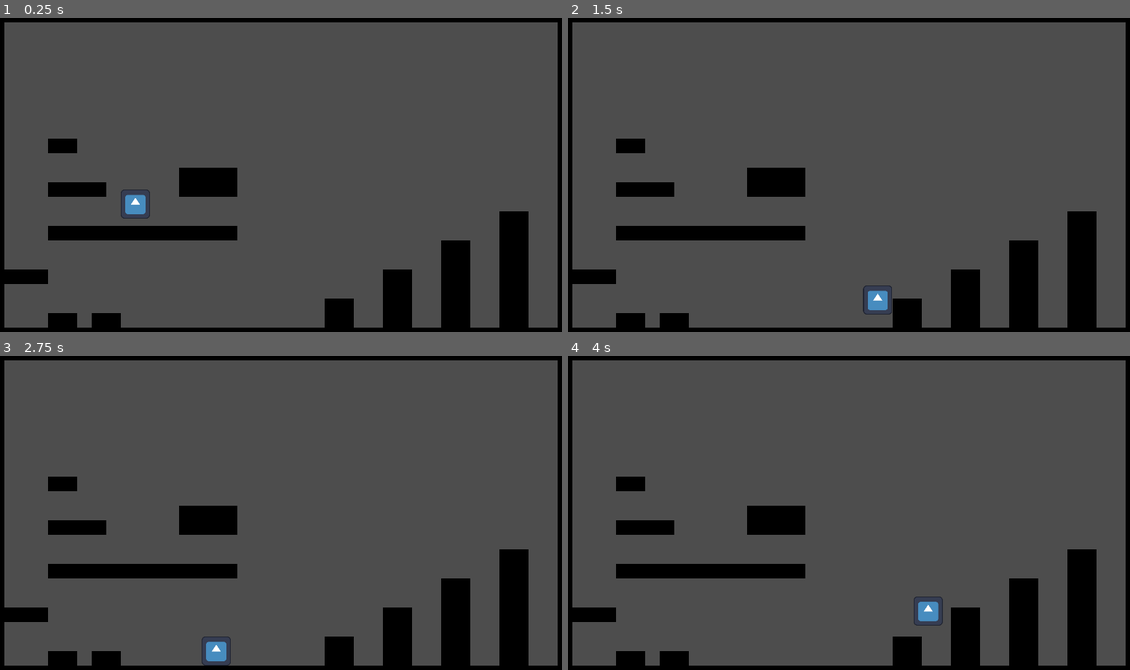
Above: before the commit, frames 1-4 (two rows, left to right).
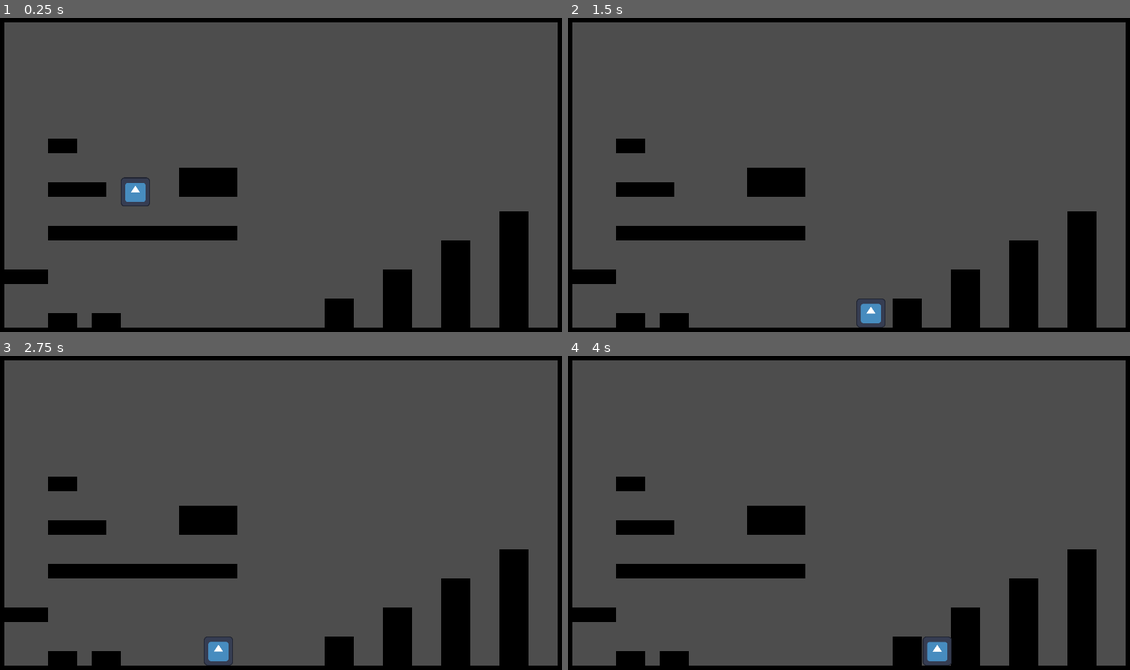
Above: after the commit, the same moments.

Repository: diego-escalante/GO2023-GrapplePack
Game: Godot game, scene res://world/world.tscn
The game is run twice, just before and just after one commit, with the same random seed, the same clock (stepped at 60 frames per second) and the same inputs. The engine's default icon, where the game draws it, is replaced by a stand-in: a white triangle on a blue panel in a dark square.
Inputs (mouse positions are in pixels of both pictures, inside the frame that each line leads up to):
- Up to frame 1 (0.25 s): no input
- Up to frame 2 (1.5 s): tap Enter at 0.5 s; move the mouse to (978, 156) at 0.52 s; hold D (right) from 0.53 s (still down); click (978, 156) at 0.6 s; tap W (jump) at 0.77, 0.8, 1.07, 1.35 s; move the mouse to (730, 187) at 1.27 s
- Up to frame 3 (2.75 s): tap W (jump) at 1.52, 1.82, 2.3 s; click (162, 525) at 1.55 s; move the mouse to (337, 437) at 2.02 s; release D (right) at 2.03 s; hold A (left) from 2.03 s (still down); click (337, 437) at 2.1 s
- Up to frame 4 (4 s): move the mouse to (820, 575) at 2.77 s; release A (left) at 2.78 s; hold D (right) from 2.78 s (still down); click (820, 575) at 2.85 s; tap W (jump) at 3.02, 3.32, 3.6, 3.77 s; move the mouse to (1023, 556) at 3.52 s

The runs differ from the first frame. In frame 1, 0.4% of the frame differs, in the area x 21-27%, y 50-64%; in frame 2, 0.4%; in frame 3, 0.1%; in frame 4, 0.6%, in the area x 61-69%, y 76-99%.

Commit message:
Split player state machine into different files

Diff:
--- /dev/null
+++ b/player/player.gd
@@ -0,0 +1,7 @@
+extends CharacterBody2D
+class_name Player
+
+@export var input_enabled := true
+
+func _physics_process(_delta: float) -> void:
+	move_and_slide()
--- a/player/player.tscn
+++ b/player/player.tscn
@@ -1,14 +1,17 @@
-[gd_scene load_steps=4 format=3 uid="uid://blwf38bh4id4k"]
+[gd_scene load_steps=7 format=3 uid="uid://blwf38bh4id4k"]
 
-[ext_resource type="Script" path="res://player/player_movement.gd" id="1_8rwb2"]
 [ext_resource type="Texture2D" uid="uid://8kj7wpm8mhxx" path="res://icon.svg" id="1_a205y"]
+[ext_resource type="Script" path="res://player/player.gd" id="1_ufqt5"]
+[ext_resource type="Script" path="res://player/state_machine/state_machine.gd" id="3_1rcoo"]
+[ext_resource type="Script" path="res://player/state_machine/player_states/platforming.gd" id="4_r0yds"]
+[ext_resource type="Script" path="res://player/state_machine/player_states/grappling.gd" id="5_t7ult"]
 
 [sub_resource type="RectangleShape2D" id="RectangleShape2D_tqqhr"]
 size = Vector2(30, 31)
 
 [node name="Player" type="CharacterBody2D"]
 collision_layer = 2
-script = ExtResource("1_8rwb2")
+script = ExtResource("1_ufqt5")
 
 [node name="Sprite2D" type="Sprite2D" parent="."]
 position = Vector2(4.76837e-07, -1.90735e-06)
@@ -19,11 +22,21 @@
 position = Vector2(0, 0.5)
 shape = SubResource("RectangleShape2D_tqqhr")
 
-[node name="JumpBufferTimer" type="Timer" parent="."]
+[node name="StateMachine" type="Node" parent="."]
+script = ExtResource("3_1rcoo")
+_initial_state = NodePath("Platforming")
+
+[node name="Platforming" type="Node" parent="StateMachine"]
+script = ExtResource("4_r0yds")
+
+[node name="JumpBufferTimer" type="Timer" parent="StateMachine/Platforming"]
 process_callback = 0
 wait_time = 0.1
 one_shot = true
 
-[node name="CoyoteTimer" type="Timer" parent="."]
+[node name="CoyoteTimer" type="Timer" parent="StateMachine/Platforming"]
 wait_time = 0.1
 one_shot = true
+
+[node name="Grappling" type="Node" parent="StateMachine"]
+script = ExtResource("5_t7ult")
--- a/player/player_movement.gd
+++ /dev/null
@@ -1,160 +0,0 @@
-extends CharacterBody2D
-class_name PlayerMovement
-
-enum State {FREE, GRAPPLED}
-
-@export var input_enabled := true
-
-@export_category("Platforming Parameters")
-@export var _run_speed := 7.0
-@export var _time_to_run_speed := 0.1
-@export var _jump_height := 1.5
-@export var _jump_distance := 1.5
-@export var _jump_min_height :=  0.5
-@export var _fall_distance := 1.2
-
-@export_category("Grappling Parameters")
-@export var grapple_enabled := true
-@export var _grapple_speed := 40.0
-@export var _time_to_grapple_speed := 0.2
-@export var _post_grapple_velocity := Vector2.UP * 15 * GameConsts.PIXELS_PER_UNIT
-
-var _state := State.FREE
-var _grapple_point: Vector2
-var _current_grapple_speed: float
-
-# TODO: I don't think these need to be @onready
-@onready var _acceleration := (_run_speed / _time_to_run_speed) if _time_to_run_speed > 0 else -1.0
-@onready var _jump_speed := 2 * _jump_height * _run_speed / _jump_distance
-@onready var _jump_gravity := 2 * _jump_height * pow(_run_speed, 2) / pow(_jump_distance, 2)
-@onready var _jump_min_gravity := pow(_jump_speed, 2) / (2 * _jump_min_height)
-@onready var _fall_gravity := 2 * _jump_height * pow(_run_speed, 2) / pow(_fall_distance, 2)
-@onready var _current_gravity := _jump_gravity
-@onready var _grapple_acceleration := (_grapple_speed / _time_to_grapple_speed) if _time_to_grapple_speed > 0 else -1.0
-
-@onready var _jump_buffer_timer := $JumpBufferTimer as Timer
-@onready var _coyote_timer := $CoyoteTimer as Timer
-
-func _physics_process(delta: float) -> void:
-	# Read input from the player.
-	var input := _read_input() if input_enabled else {}
-
-	match _state:
-		State.FREE:
-			_free_physics_process(delta, input)
-		State.GRAPPLED:
-			_grappled_physics_process(delta, input)
-
-
-func _free_physics_process(delta: float, input: Dictionary) -> void:
-
-	# If the player grapples, switch states.
-	if grapple_enabled and input.get("grapple_pressed", false):
-		_transition_state_from_free_to_grappled(input.get("grapple_point"))
-		return
-
-	# Register jumps in the jump buffer.
-	_update_jump_buffer(input.get("jump_pressed", false))
-
-	# Handle vertical movement.
-	if _can_jump():
-		_jump()
-	else:
-		_apply_gravity(input.get("jump_released", false), delta)
-
-	# Handle horizontal movement.
-	_run(input.get("h_axis", 0), delta)
-
-	# Move the Player.
-	move_and_slide()
-
-	# Keep track of coyote time.
-	_update_coyote_timer()
-
-
-func _grappled_physics_process(delta: float, input: Dictionary) -> void:
-	# TODO: Transition back to free should retain previous velocity (cache it somewhere) if the
-	#   grapple fails.
-
-	_current_grapple_speed = min(_current_grapple_speed + _grapple_acceleration * delta, _grapple_speed)
-	velocity = position.direction_to(_grapple_point) * _current_grapple_speed * GameConsts.PIXELS_PER_UNIT
-
-	if _can_reach_target_this_frame(delta, _grapple_point):
-		_transition_state_from_grappled_to_free(true)
-		return
-	elif input.get("grapple_released", false):
-		_transition_state_from_grappled_to_free(false)
-		return
-
-	move_and_slide()
-
-
-func _transition_state_from_free_to_grappled(new_grapple_point: Vector2) -> void:
-	velocity = Vector2.ZERO
-	_grapple_point = new_grapple_point
-	_current_grapple_speed = 0
-	_state = State.GRAPPLED
-
-func _transition_state_from_grappled_to_free(reached_grapple_point: bool) -> void:
-	if reached_grapple_point:
-		position = _grapple_point
-		velocity = _post_grapple_velocity
-	_state = State.FREE
-
-
-# Reads the player's input and packages it up into a dictionary for use in this frame.
-func _read_input() -> Dictionary:
-	return {
-		"h_axis": Input.get_axis("left", "right"),
-		"jump_pressed": Input.is_action_just_pressed("jump"),
-		"jump_released": Input.is_action_just_released("jump"),
-		"grapple_pressed": Input.is_action_just_pressed("grapple"),
-		"grapple_released": Input.is_action_just_released("grapple"),
-		"grapple_point": get_global_mouse_position(),
-	}
-
-
-func _run(h_axis: float, delta: float) -> void:
-	var target_x := h_axis * _run_speed * GameConsts.PIXELS_PER_UNIT
-	if _time_to_run_speed <= 0:
-		velocity.x = target_x
-	else:
-		velocity.x = move_toward(
-				velocity.x,
-				target_x,
-				_acceleration * delta * GameConsts.PIXELS_PER_UNIT
-		)
-
-
-func _update_jump_buffer(input_jump_pressed: bool) -> void:
-	if input_jump_pressed:
-		_jump_buffer_timer.start()
-
-
-func _can_jump() -> bool:
-	return !_coyote_timer.is_stopped() and !_jump_buffer_timer.is_stopped()
-
-
-func _jump() -> void:
-	_jump_buffer_timer.stop()
-	_coyote_timer.stop()
-	_current_gravity = _jump_gravity
-	velocity.y = -_jump_speed * GameConsts.PIXELS_PER_UNIT
-
-
-func _apply_gravity(input_jump_released: bool, delta: float) -> void:
-	if velocity.y > 0:
-			_current_gravity = _fall_gravity
-	elif input_jump_released:
-		_current_gravity = _jump_min_gravity
-	velocity.y += _current_gravity * delta * GameConsts.PIXELS_PER_UNIT
-
-
-func _update_coyote_timer() -> void:
-	if is_on_floor():
-		_coyote_timer.start()
-
-
-func _can_reach_target_this_frame(delta:float, target: Vector2) -> bool:
-	# Note that this an oversimplification: It ignores the velocity's direction.
-	return position.distance_to(target) < velocity.length() * delta
--- /dev/null
+++ b/player/state_machine/player_state.gd
@@ -0,0 +1,51 @@
+extends Node
+class_name PlayerState
+
+var state_machine: StateMachine
+var player: Player
+
+func _ready() -> void:
+	var parent = get_parent()
+	if not parent is StateMachine:
+		push_error(
+				"(%s) PlayerState not a child of a StateMachine and will be deleted."
+				% get_path()
+		)
+		queue_free()
+		return
+	if not owner is Player:
+		push_error(
+				"(%s) PlayerState's owner is not a Player and will be deleted."
+				% get_path()
+		)
+		queue_free()
+		return
+	player = owner
+	state_machine = parent
+
+
+# Virtual function. Receives events from the `_unhandled_input()` callback.
+func handle_input(_event: InputEvent) -> void:
+	pass
+
+
+# Virtual function. Corresponds to the `_process()` callback.
+func update(_delta: float) -> void:
+	pass
+
+
+# Virtual function. Corresponds to the `_physics_process()` callback.
+func physics_update(_delta: float) -> void:
+	pass
+
+
+# Virtual function. Called by the state machine upon changing the active state. The `msg` parameter
+# is a dictionary with arbitrary data the state can use to initialize itself.
+func enter(_msg := {}) -> void:
+	pass
+
+
+# Virtual function. Called by the state machine before changing the active state. Use this function
+# to clean up the state.
+func exit() -> void:
+	pass
--- /dev/null
+++ b/player/state_machine/player_states/grappling.gd
@@ -0,0 +1,54 @@
+extends PlayerState
+class_name Grappling
+
+@export var _grapple_speed := 40.0
+@export var _time_to_grapple_speed := 0.2
+@export var _post_grapple_velocity := Vector2.UP * 15 * GameConsts.PIXELS_PER_UNIT
+
+var _grapple_point: Vector2
+var _current_grapple_speed: float
+var _grapple_acceleration := (_grapple_speed / _time_to_grapple_speed) if _time_to_grapple_speed > 0 else -1.0
+
+
+func enter(msg := {}):
+	if msg.has("grapple_point"):
+		_grapple_point = msg.get("grapple_point")
+	else:
+		push_error("Entered grappling state without a grapple_point.")
+		_grapple_point = player.position
+	_current_grapple_speed = 0
+
+
+func physics_update(delta: float) -> void:
+	# Read input from the player.
+	var input := _read_input() if player.input_enabled else {}
+
+	# TODO: Transition back to free should retain previous velocity (cache it somewhere) if the
+	#   grapple fails.
+	_current_grapple_speed = min(_current_grapple_speed + _grapple_acceleration * delta, _grapple_speed)
+	player.velocity = player.position.direction_to(_grapple_point) * _current_grapple_speed * GameConsts.PIXELS_PER_UNIT
+
+	# If the player can reach the target this frame. (Oversimplified: ignores velocity's direction.)
+	if _can_reach_target_this_frame(delta, _grapple_point):
+		player.position = _grapple_point
+		player.velocity = _post_grapple_velocity
+		state_machine.transition_to("platforming")
+		return
+	elif input.get("grapple_released", false):
+		state_machine.transition_to("platforming")
+		return
+
+
+# Reads the player's input and packages it up into a dictionary for use in this frame.
+func _read_input() -> Dictionary:
+	return {
+		"h_axis": Input.get_axis("left", "right"),
+		"jump_pressed": Input.is_action_just_pressed("jump"),
+		"jump_released": Input.is_action_just_released("jump"),
+		"grapple_pressed": Input.is_action_just_pressed("grapple"),
+		"grapple_released": Input.is_action_just_released("grapple")
+	}
+
+func _can_reach_target_this_frame(delta:float, target: Vector2) -> bool:
+	# Note that this an oversimplification: It ignores the velocity's direction.
+	return player.position.distance_to(target) < player.velocity.length() * delta
--- /dev/null
+++ b/player/state_machine/player_states/platforming.gd
@@ -0,0 +1,102 @@
+extends PlayerState
+class_name Platforming
+
+@export var _run_speed := 7.0
+@export var _time_to_run_speed := 0.1
+@export var _jump_height := 1.5
+@export var _jump_distance := 1.5
+@export var _jump_min_height :=  0.5
+@export var _fall_distance := 1.2
+
+var _acceleration := (_run_speed / _time_to_run_speed) if _time_to_run_speed > 0 else -1.0
+var _jump_speed := 2 * _jump_height * _run_speed / _jump_distance
+var _jump_gravity := 2 * _jump_height * pow(_run_speed, 2) / pow(_jump_distance, 2)
+var _jump_min_gravity := pow(_jump_speed, 2) / (2 * _jump_min_height)
+var _fall_gravity := 2 * _jump_height * pow(_run_speed, 2) / pow(_fall_distance, 2)
+var _current_gravity := _jump_gravity
+
+@onready var _jump_buffer_timer := $JumpBufferTimer as Timer
+@onready var _coyote_timer := $CoyoteTimer as Timer
+
+
+func physics_update(delta: float) -> void:
+	# Read input from the player.
+	var input := _read_input() if player.input_enabled else {}
+
+	# Get the current velocity of the player.
+	var velocity := player.velocity
+
+	# If the player grapples, switch states.
+	if state_machine.has_state("grappling") and input.get("grapple_pressed", false):
+		state_machine.transition_to("grappling", {"grapple_point": input.get("grapple_point")})
+		return
+
+	# Register jumps in the jump buffer.
+	_update_jump_buffer(input.get("jump_pressed", false))
+
+	# Handle vertical movement.
+	if _can_jump():
+		# Perform jump.
+		_jump_buffer_timer.stop()
+		_coyote_timer.stop()
+		_current_gravity = _jump_gravity
+		velocity.y = -_jump_speed * GameConsts.PIXELS_PER_UNIT
+	else:
+		# Apply gravity.
+		if velocity.y > 0:
+			_current_gravity = _fall_gravity
+		elif input.get("jump_released", false):
+			_current_gravity = _jump_min_gravity
+		velocity.y += _current_gravity * delta * GameConsts.PIXELS_PER_UNIT
+
+	# Handle horizontal movement.
+	velocity.x = _calculate_run_velocity(velocity.x, input.get("h_axis", 0), delta)
+
+	# Keep track of coyote time.
+	_update_coyote_timer()
+
+	# Update the player's velocity.
+	player.velocity = velocity
+
+
+func exit() -> void:
+	player.velocity = Vector2.ZERO
+	_coyote_timer.stop()
+	_jump_buffer_timer.stop()
+
+
+# Reads the player's input and packages it up into a dictionary for use in this frame.
+func _read_input() -> Dictionary:
+	return {
+		"h_axis": Input.get_axis("left", "right"),
+		"jump_pressed": Input.is_action_just_pressed("jump"),
+		"jump_released": Input.is_action_just_released("jump"),
+		"grapple_pressed": Input.is_action_just_pressed("grapple"),
+		"grapple_released": Input.is_action_just_released("grapple"),
+		"grapple_point": player.get_global_mouse_position(),
+	}
+
+
+func _update_jump_buffer(input_jump_pressed: bool) -> void:
+	if input_jump_pressed:
+		_jump_buffer_timer.start()
+
+
+func _can_jump() -> bool:
+	return !_coyote_timer.is_stopped() and !_jump_buffer_timer.is_stopped()
+
+
+func _calculate_run_velocity(velocity_x: float, h_axis: float, delta: float) -> float:
+	var target_x := h_axis * _run_speed * GameConsts.PIXELS_PER_UNIT
+	if _time_to_run_speed <= 0:
+		return target_x
+	else:
+		return move_toward(
+				velocity_x,
+				target_x,
+				_acceleration * delta * GameConsts.PIXELS_PER_UNIT
+		)
+
+func _update_coyote_timer() -> void:
+	if player.is_on_floor():
+		_coyote_timer.start()
--- /dev/null
+++ b/player/state_machine/state_machine.gd
@@ -0,0 +1,41 @@
+extends Node
+class_name StateMachine
+
+@export var _initial_state := NodePath()
+
+var _state: PlayerState
+
+func _ready() -> void:
+	_state = get_node(_initial_state)
+	_state.enter()
+
+
+func _unhandled_input(event: InputEvent) -> void:
+	_state.handle_input(event)
+
+
+func _process(delta: float) -> void:
+	_state.update(delta)
+
+
+func _physics_process(delta: float) -> void:
+	_state.physics_update(delta)
+
+
+func transition_to(target_state_name: String, msg: Dictionary = {}) -> void:
+	var target_state_node_name = target_state_name.capitalize()
+	if not has_node(target_state_node_name):
+		push_error(
+				"(%s) Could not transition to state %s. "
+				+ "It does not exist as a child of the StateMachine"
+				% [get_path(), target_state_name]
+		)
+		return
+
+	_state.exit()
+	_state = get_node(target_state_node_name)
+	_state.enter(msg)
+
+
+func has_state(target_state_name: String) -> bool:
+	return has_node(target_state_name.capitalize())
